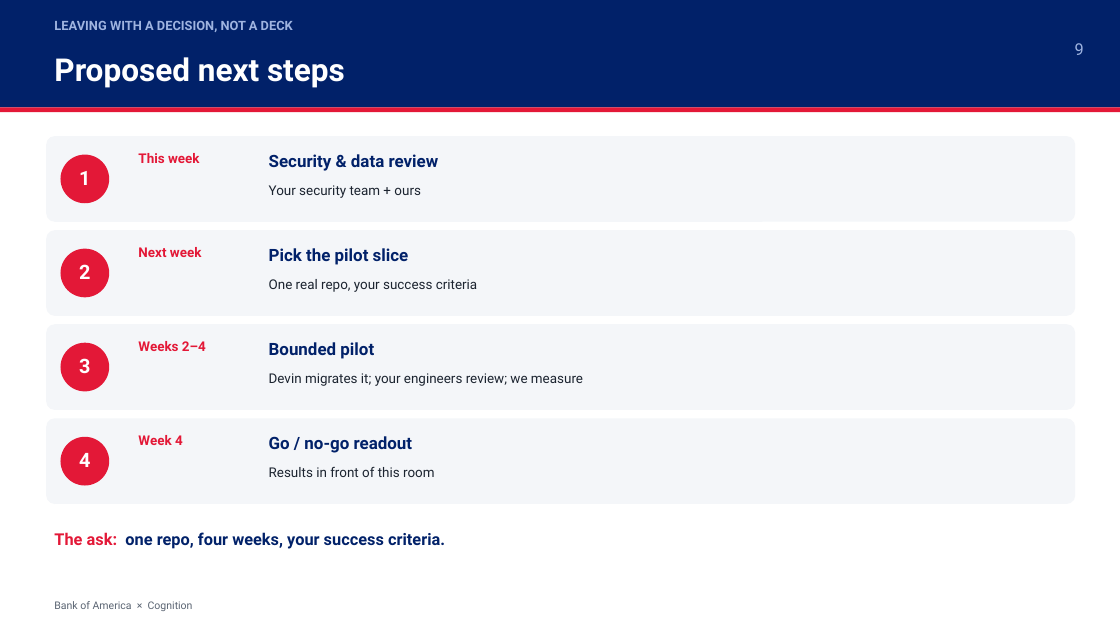
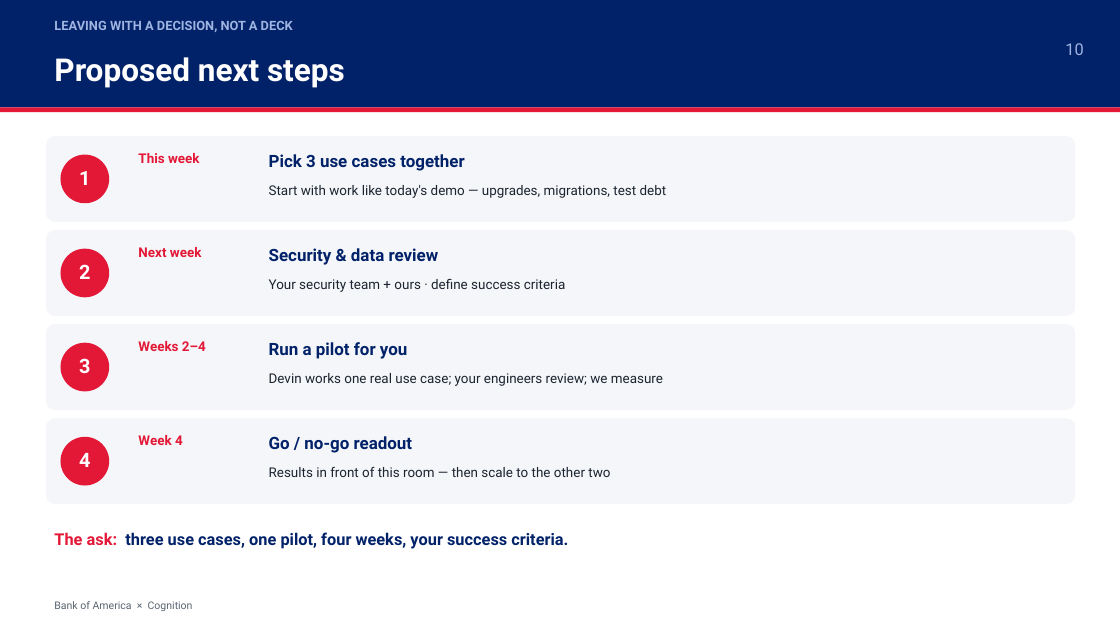
Before and after one commit to torrancefredell/bofa-demo, a slide deck: slide 10 of presentation/BofA_x_Cognition_Devin_Demo.pptx (slide 9 before the commit). Drawn at 1120x630 pixels with LibreOffice and Linux fonts; fonts in the diff are those of the drawing. Boxes give left, top, right and bottom in pixels: in the first picture for what was removed or moved away, otherwise in the second. Text is boxed around its words. In the diff, an @@ line names an element or a change of style, - is before the commit and + after.

```diff
--- a/presentation/BofA_x_Cognition_Devin_Demo.pptx
+++ b/presentation/BofA_x_Cognition_Devin_Demo.pptx
@@ text at (1065,43,1083,55): text changed @@
-9
+10
@@ text added at (269,154,464,171), 14.5 pt, text #012169, bold @@
+Pick 3 use cases together
@@ text at (269,185,667,198): text changed @@
-Your security team + ours
+Start with work like today's demo — upgrades, migrations, test debt
@@ text "Security & data review": place and size @@
-text "Security & data review" at (269,154,439,171)
+text "Security & data review" at (269,248,439,265)
@@ text removed at (269,248,409,265) @@
-Pick the pilot slice
@@ text at (269,279,565,292): text changed @@
-One real repo, your success criteria
+Your security team + ours · define success criteria
@@ text at (269,342,407,359): text changed @@
-Bounded pilot
+Run a pilot for you
@@ text at (269,373,663,386): text changed @@
-Devin migrates it; your engineers review; we measure
+Devin works one real use case; your engineers review; we measure
@@ text at (269,467,610,477): text changed @@
-Results in front of this room
+Results in front of this room — then scale to the other two
@@ text at (54,532,568,549): text changed @@
-The ask: one repo, four weeks, your success criteria.
+The ask: three use cases, one pilot, four weeks, your success criteria.
```
Also in this commit, not shown: 6 other slides changed, 1 slide added, 1 other file.
